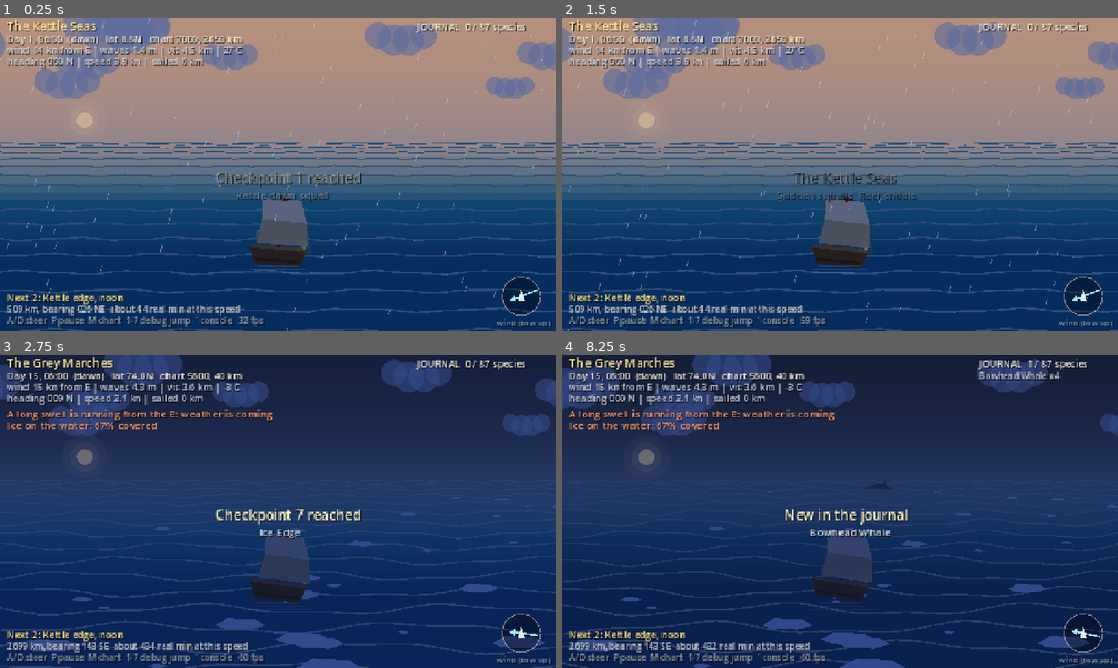
Above: before the commit, frames 1-4 (two rows, left to right).
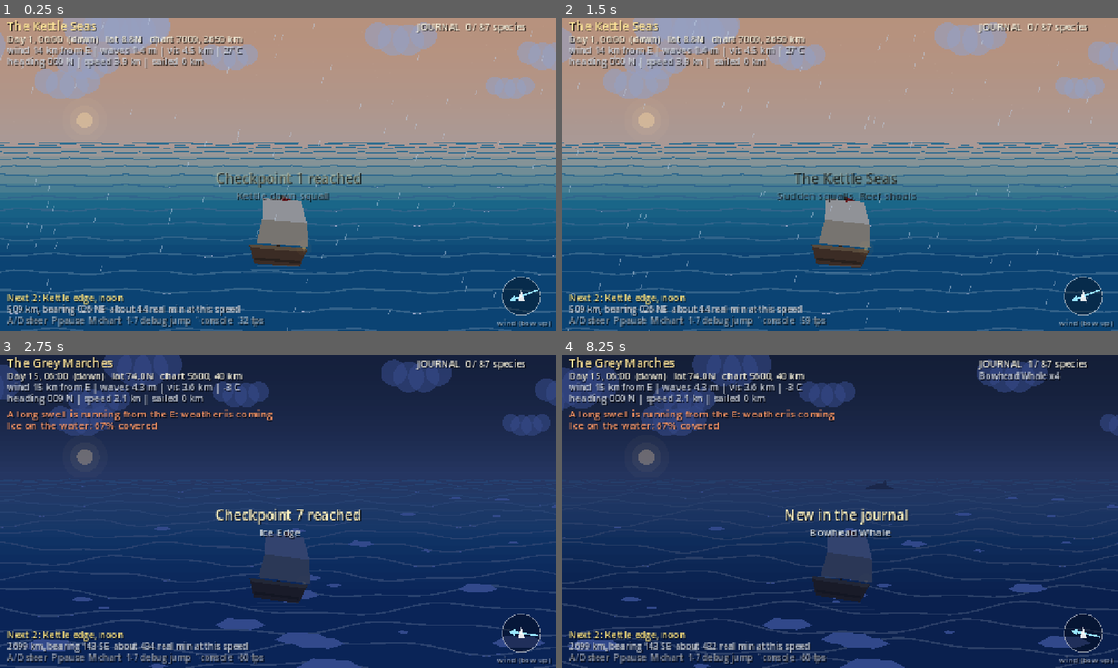
Above: after the commit, the same moments.

Repository: abdalrhmanelsyed500-sudo/Videos-motion
Game: Godot game, scene res://ui/ocean_slice.tscn
Two runs of this game, one before a commit and one after it. Both use one fixed random seed, a clock stepped at 60 frames per second and the inputs below. This scene is started directly instead of the project's main scene.
Inputs:
- Up to frame 1 (0.25 s): no input
- Up to frame 2 (1.5 s): tap Enter at 0.5 s; hold D 0.53-1.28 s; tap Tab at 0.6 s; tap Space at 0.77 s; hold Down from 1.28 s (still down); tap 1 at 1.35 s
- Up to frame 3 (2.75 s): tap Space at 1.52 s; release Down at 2.03 s; hold D from 2.03 s (still down); tap 7 at 2.1 s
- Up to frame 4 (8.25 s): release D at 2.78 s; hold Up 2.78-3.53 s; tap P at 2.85, 7.35 s; tap Space at 3.02, 3.77, 4.25, 4.52, 6.02, 6.77, 7.52 s; hold A 3.53-5.03 s; tap M at 3.6, 8.1 s; tap N at 4.35 s; hold Down 5.03-5.78 s; tap Tab at 5.1 s; hold D 5.78-6.53 s; tap 1 at 5.85 s; hold Up 6.53-7.28 s; tap 7 at 6.6 s; hold D 7.28-8.03 s; hold Down from 8.03 s (still down)

The runs differ from the first frame. In frame 1, 32% of the frame differs, in the area x 0-100%, y 0-100%; in frame 2, 33%; in frame 3, 2.6%; in frame 4, 3.2%.

Commit message:
E1: world spec, Canon v1.1, sea-view stills, species quota plan, slice autopilot estimate, ledger
Co-authored-by: arena-agent <297053741+arena-agent@users.noreply.github.com>

Diff:
--- a/pixel_pirates/game/data/world/slice_route.json
+++ b/pixel_pirates/game/data/world/slice_route.json
@@ -1,6 +1,6 @@
 {
  "name": "The Three Weathers",
- "note": "E1 vertical-slice test route (provisional). Tropical heat -> monsoon coast -> fog -> grey cold -> pack ice, about 3,430 km = 230 real minutes at the reference speed. Checkpoints are DEBUG jumps: they place the ship and set the clock; they never accelerate time.",
+ "note": "E1 vertical-slice test route (provisional). Tropical heat -> monsoon coast -> fog -> grey cold -> pack ice, about 3,340 km between checkpoints in a straight line; sailed in the real wind a competent player needs about 8.4 hours (tools/world/slice_autopilot.py, an estimate), so use keys 1-7 or `route <n>` to visit each weather. Checkpoints are DEBUG jumps: they place the ship and set the clock; they never accelerate time.",
  "waypoints": [
   {
    "id": "wp_kettle_anchorage",
--- a/pixel_pirates/game/ui/sea_painter.gd
+++ b/pixel_pirates/game/ui/sea_painter.gd
@@ -27,7 +27,7 @@
 ## Colour under the current light: full colour by day, a dark blue-shifted version at night.
 static func lit(c: Color, light: float, floor_v: float) -> Color:
 	var k := clampf((light - floor_v) / maxf(1.0 - floor_v, 0.001), 0.0, 1.0)
-	k = k * k * (3.0 - 2.0 * k)
+	k = pow(k, 0.55)  # dawn and dusk stay readable: half light looks like 0.68, not 0.5
 	var night := Color(c.r * 0.22, c.g * 0.30, c.b * 0.55, c.a)
 	return night.lerp(c, k)
 
@@ -143,9 +143,9 @@
 	var herald: float = v["herald"]
 	var t: float = v["time"]
 	var wscale := float(look["wave_scale"])
-	var amp_max := clampf(wave_m * 2.4 * wscale, 0.6, 20.0)
+	var amp_max := clampf(wave_m * 3.0 * wscale, 0.6, 20.0)
 	var foam_col := lit(Color(0.95, 0.98, 1.0), float(v["light"]), float(v["floor"]))
-	var crest_limit := 0.97 - 0.12 * clampf((float(v["wind_kn"]) - 10.0) / 25.0, 0.0, 1.0)
+	var crest_limit := 0.97 - 0.12 * clampf((float(v["wind_kn"]) - 10.0) / 25.0, 0.0, 1.0) - 0.08 * float(v["storm"])
 	for r in WAVE_ROWS:
 		var f := float(r) / float(WAVE_ROWS - 1)
 		var y := HORIZON + 4.0 + (H - HORIZON - 4.0) * pow(f, 1.8)
Not shown, added: pixel_pirates/art_bible/sea_views_e1/sea_view_01.png
Not shown, added: pixel_pirates/art_bible/sea_views_e1/sea_view_02.png
Not shown, added: pixel_pirates/art_bible/sea_views_e1/sea_view_03.png
Not shown, added: pixel_pirates/art_bible/sea_views_e1/sea_view_04.png
Not shown, added: pixel_pirates/art_bible/sea_views_e1/sea_view_05.png
Not shown, added: pixel_pirates/art_bible/sea_views_e1/sea_view_06.png
Not shown, added: pixel_pirates/art_bible/sea_views_e1/sea_view_07.png
Not shown, added: pixel_pirates/art_bible/sea_views_e1/sea_view_08.png
Not shown, added: pixel_pirates/art_bible/sea_views_e1/sea_view_09.png
Not shown, added: pixel_pirates/art_bible/sea_views_e1/sea_views_sheet.png
Not shown, removed: pixel_pirates/art_bible/world_map_e1.png
Not shown, added: pixel_pirates/art_bible/world_map_e1_v2.png
(and 9 more such lines)
